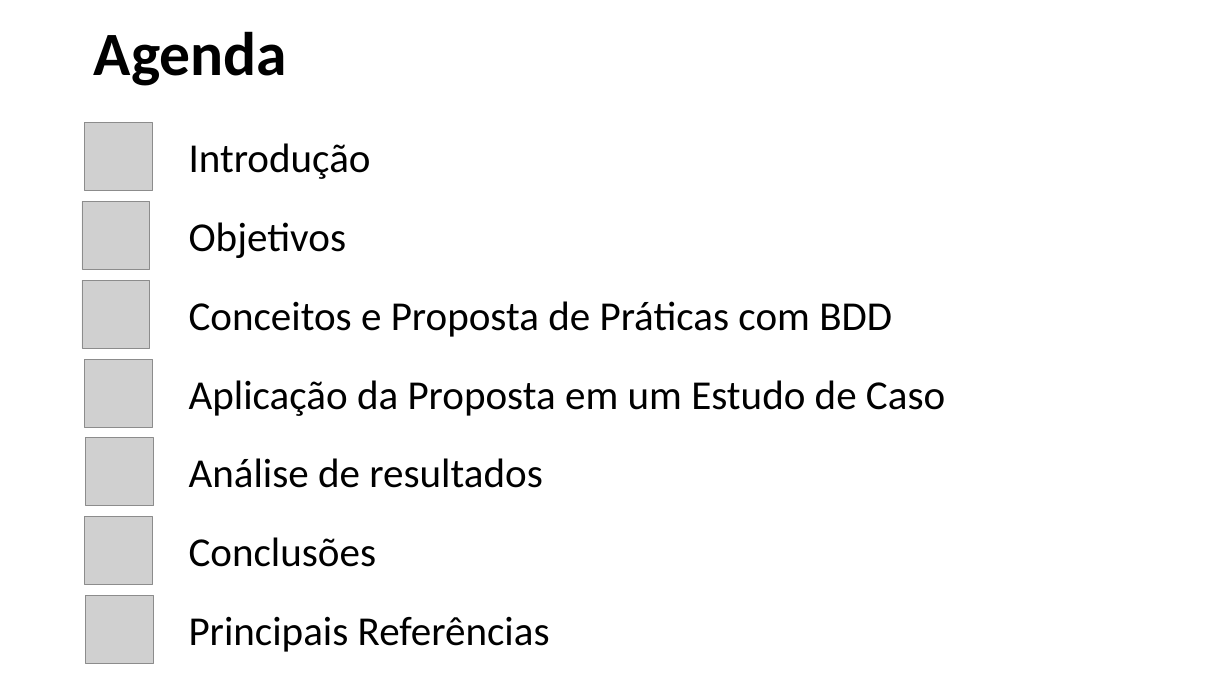
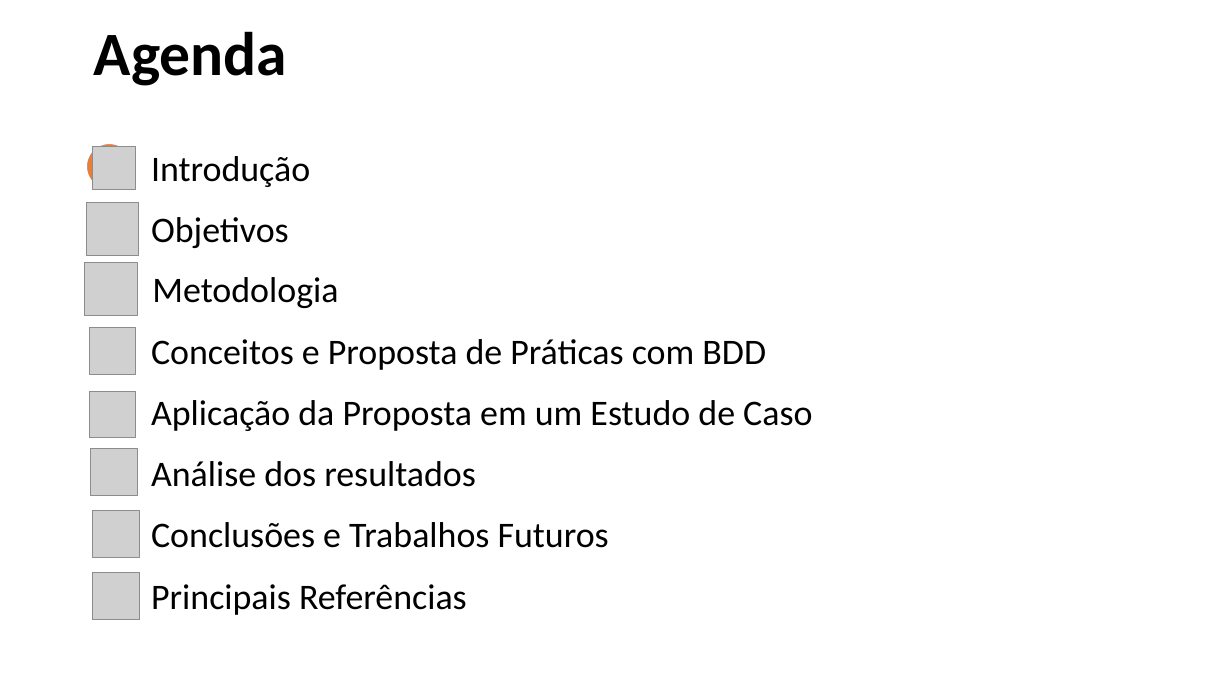
Before and after one commit to giovicente/Monografia-USP, a slide deck: slide 2 of Apresentação Monografia - Giovanni.pptx. Drawn at 1232x693 pixels with LibreOffice and Linux fonts; fonts in the diff are those of the drawing; grey boxes stand for pictures. Boxes give left, top, right and bottom in pixels: in the first picture for what was removed or moved away, otherwise in the second. Text is boxed around its words. In the diff, an @@ line names an element or a change of style, - is before the commit and + after.

```diff
--- a/Apresentação Monografia - Giovanni.pptx
+++ b/Apresentação Monografia - Giovanni.pptx
@@ picture removed at box(85, 123, 153, 191) @@
@@ ellipse added at box(86, 143, 132, 189), fill #ED7D31, outline #FFFFFF 1.5 pt @@
@@ picture added at box(92, 147, 135, 189) @@
@@ text "Introdução": place and size @@
-text "Introdução" at box(189, 143, 371, 179)
+text "Introdução" at box(151, 156, 310, 187)
@@ picture: place and size @@
-picture at box(82, 201, 151, 270)
+picture at box(86, 202, 139, 255)
@@ text "Objetivos": place and size @@
-text "Objetivos" at box(189, 222, 347, 258)
+text "Objetivos" at box(151, 217, 289, 248)
@@ picture added at box(85, 262, 138, 315) @@
@@ picture removed at box(82, 280, 151, 348) @@
@@ text added at box(152, 277, 338, 308), 28 pt, text #000000 @@
+Metodologia
@@ picture added at box(89, 328, 135, 374) @@
@@ size 32 to 28 pt in 5 elements at box(151, 217, 289, 248), box(151, 156, 310, 187), box(151, 400, 812, 431), box(151, 584, 467, 615), box(151, 339, 766, 370) @@
@@ text "Conceitos e Proposta de Práticas ...": place and size @@
-text "Conceitos e Proposta de Práticas ..." at box(189, 301, 892, 337)
+text "Conceitos e Proposta de Práticas ..." at box(151, 339, 766, 370)
@@ picture removed at box(85, 360, 153, 428) @@
@@ text "Aplicação da Proposta em um ...": place and size @@
-text "Aplicação da Proposta em um ..." at box(189, 380, 945, 416)
+text "Aplicação da Proposta em um ..." at box(151, 400, 812, 431)
@@ picture added at box(89, 391, 135, 437) @@
@@ picture removed at box(86, 438, 154, 506) @@
@@ picture added at box(91, 449, 137, 495) @@
@@ text at box(151, 461, 476, 487): text changed; size 32 to 28 pt @@
-Análise de resultados
+Análise dos resultados
@@ picture removed at box(85, 517, 153, 585) @@
@@ picture added at box(92, 510, 139, 556) @@
@@ text at box(151, 522, 609, 548): text changed; size 32 to 28 pt @@
-Conclusões
+Conclusões e Trabalhos Futuros
@@ text "Principais Referências": place and size @@
-text "Principais Referências" at box(189, 616, 550, 652)
+text "Principais Referências" at box(151, 584, 467, 615)
@@ picture: place and size @@
-picture at box(86, 595, 154, 664)
+picture at box(92, 573, 139, 619)
```
Also in this commit, not shown: 24 slides added, 25 slides removed, 2 other files.
